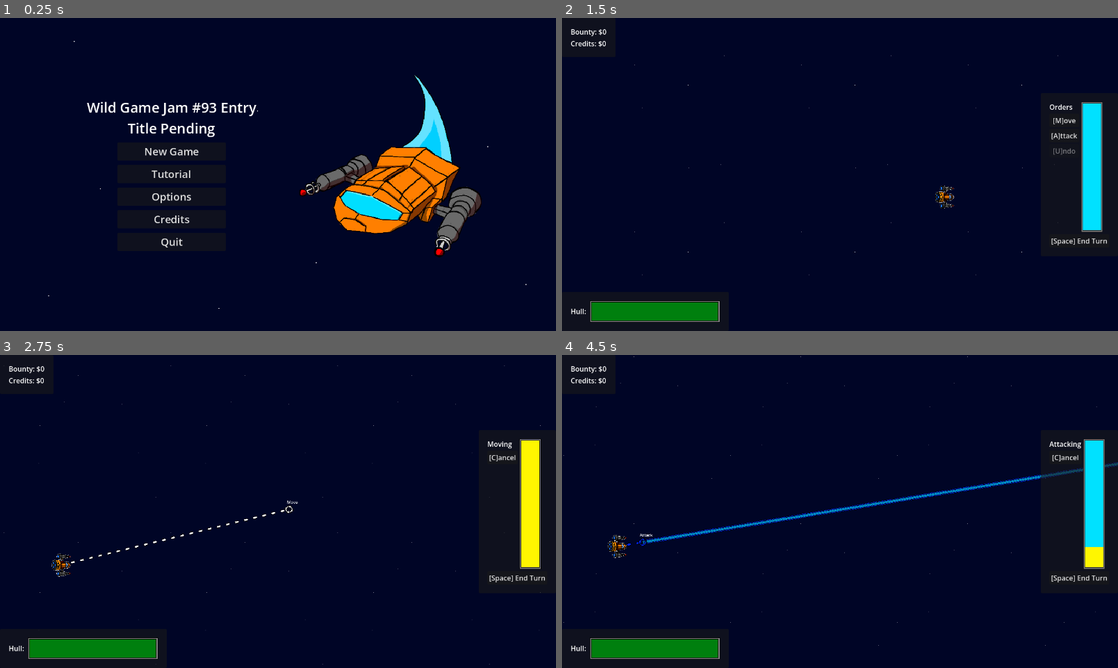
Above: before the commit, frames 1-4 (two rows, left to right).
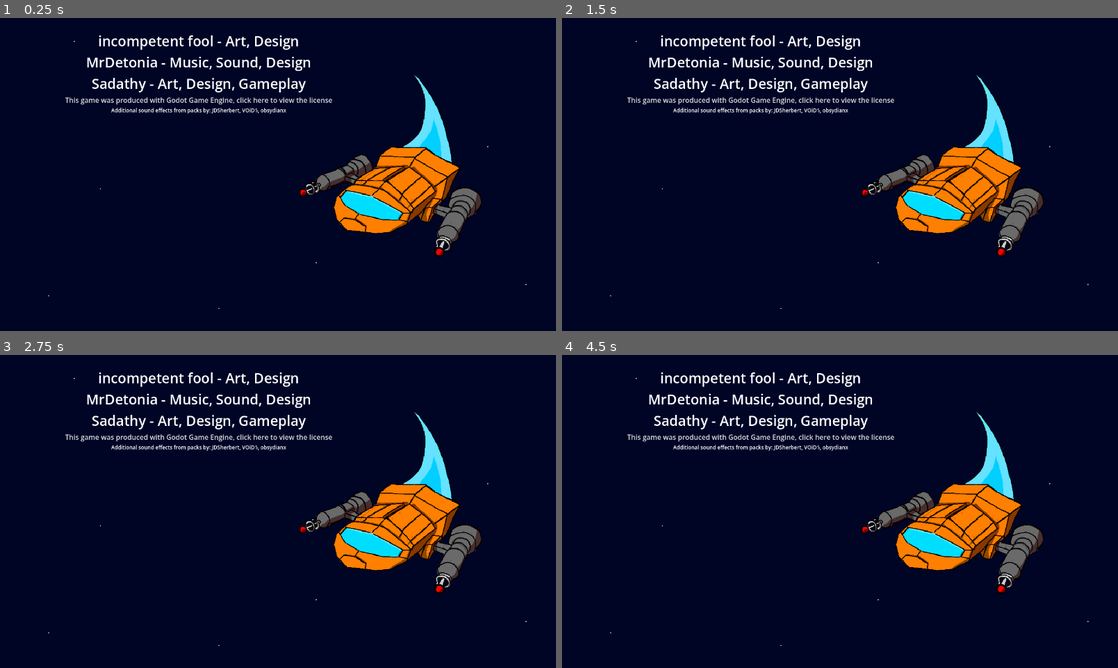
Above: after the commit, the same moments.

Repository: Sadathy/Wild-Jam-93
Game: Godot game, scene res://Scenes/main.tscn
Same seed, same stepped clock (60 frames per second), same inputs: the game is played once before the commit and once after it.
Inputs (mouse positions are in pixels of both pictures, inside the frame that each line leads up to):
- Up to frame 1 (0.25 s): no input
- Up to frame 2 (1.5 s): click "New Game" at 0.5 s; click (734, 152) at 1.25 s, where only the run after the commit has a clickable "New Game"
- Up to frame 3 (2.75 s): click (500, 458) at 2 s, where only the run before the commit has a clickable "[M]ove"
- Up to frame 4 (4.5 s): click (1062, 458) at 2.75 s, where only the run before the commit has a clickable "[C]ancel"; click (1062, 486) at 3.5 s, where only the run before the commit has a clickable "[U]ndo"; click (1062, 473) at 4.25 s, where only the run before the commit has a clickable "[A]ttack"

The runs differ from the first frame. In frame 1, 3.5% of the frame differs, in the area x 11-60%, y 5-74%; in frame 2, 13%; in frame 3, 13%; in frame 4, 14%, in the area x 0-100%, y 0-98%.

Commit message:
Add extra sfx and license info. Move audio pause to global.

Diff:
--- a/wild-jam-93-project/Scenes/Menus/Main_Menu.tscn
+++ b/wild-jam-93-project/Scenes/Menus/Main_Menu.tscn
@@ -99,7 +99,6 @@
 
 [node name="Credits" type="PanelContainer" parent="Control" unique_id=756686936]
 unique_name_in_owner = true
-visible = false
 layout_mode = 1
 anchors_preset = 9
 anchor_bottom = 1.0
@@ -145,6 +144,12 @@
 text = "This game was produced with Godot Game Engine, click here to view the license"
 underline = 1
 uri = "https://godotengine.org/license"
+
+[node name="Label4" type="Label" parent="Control/Credits/MarginContainer/VBoxContainer" unique_id=152362295]
+layout_mode = 2
+theme_override_font_sizes/font_size = 12
+text = "Additional sound effects from packs by: JDSherbert, VOiD1, obsydianx"
+horizontal_alignment = 1
 
 [node name="TitleScreenShip" type="Sprite2D" parent="Control/Credits" unique_id=879808064]
 position = Vector2(900, 343)
--- a/wild-jam-93-project/Scripts/Global.gd
+++ b/wild-jam-93-project/Scripts/Global.gd
@@ -83,6 +83,11 @@
 	paused = !paused
 	print("Paused: ", paused)
 
+	if paused:
+		AudioManager.pause_music()
+	else:
+		AudioManager.resume_music()
+
 func on_press_next_turn() -> void:
 	player_turn = false
 	turn_timer = DEFAULT_TURN_DURATION
--- a/wild-jam-93-project/Scripts/Player/player_ship.gd
+++ b/wild-jam-93-project/Scripts/Player/player_ship.gd
@@ -65,10 +65,8 @@
 
 func on_pressed_pause() -> void:
 	if Global.paused == true:
-		AudioManager.resume_music()
 		menu_pause.hide()
 	else:
-		AudioManager.pause_music()
 		menu_pause.show()
 	pause.emit()
 
@@ -99,6 +97,7 @@
 	if immune == true:
 		print("player found to be immune")
 		return false
+	AudioManager.play(preload("res://Assets/Audio/VOiD1/Hit_2.wav"))
 	if incoming_damage >= hp:
 		hp = 0
 		bar_health.value = 0
--- a/wild-jam-93-project/Scripts/UI/OptionsMenu.gd
+++ b/wild-jam-93-project/Scripts/UI/OptionsMenu.gd
@@ -10,7 +10,7 @@
 	difficulty_slider.drag_ended.connect(difficulty_changed)
 	volume_slider.value_changed.connect(volume_master_changed)
 	music_slider.value_changed.connect(volume_music_changed)
-	music_slider.value_changed.connect(volume_sfx_changed)
+	sfx_slider.value_changed.connect(volume_sfx_changed)
 
 	difficulty_slider.value = Global.difficulty
 	volume_slider.value = AudioManager.volume_master
Not shown, added: wild-jam-93-project/Assets/Audio/JDSherbert/Popup Close.wav.import
Not shown, added: wild-jam-93-project/Assets/Audio/JDSherbert/Popup Open.wav.import
Not shown, added: wild-jam-93-project/Assets/Audio/VOiD1/Blast_14.wav.import
Not shown, added: wild-jam-93-project/Assets/Audio/VOiD1/Blast_6.wav.import
Not shown, added: wild-jam-93-project/Assets/Audio/VOiD1/Bullet_2.wav.import
Not shown, added: wild-jam-93-project/Assets/Audio/VOiD1/Bullet_3.wav.import
Not shown, added: wild-jam-93-project/Assets/Audio/VOiD1/Hit_2.wav.import
Not shown, added: wild-jam-93-project/Assets/Audio/obsydianx/back_style_2_001.wav.import
Not shown, added: wild-jam-93-project/Assets/Audio/obsydianx/back_style_2_002.wav.import
Not shown, added: wild-jam-93-project/Assets/Audio/obsydianx/confirm_style_2_003.wav.import
Not shown, added: wild-jam-93-project/Assets/Audio/obsydianx/cursor_style_2.wav.import
Not shown, added: wild-jam-93-project/Assets/Audio/JDSherbert/Popup Close.wav
(and 10 more such lines)
